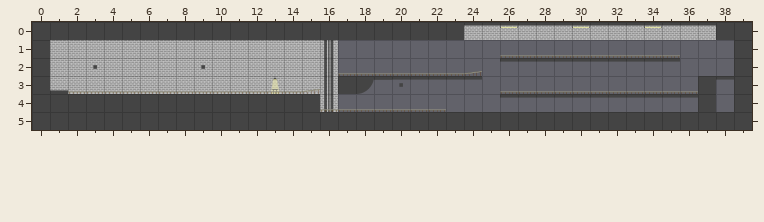
Two states of a Tiled map, Maze Escape/Level_5.tmx. The picture above is the old version.
Cells are 100x100 px. Shown: x 0..39, y 0..5.
Once edited:
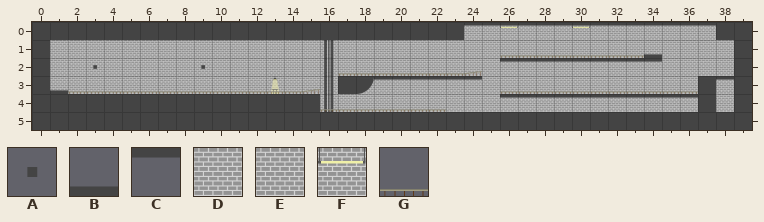
Key: from "ElementsTiles-01-01": A 9, B 10, C 23, D 26, E 27, F 28; from "rail_textures": G 0.
_ is an empty cell.
Tiles replaced or removed in this view: A, C, F, G.
The edit:
Changed rows in their new state; . is an unchanged cell.
Layer "Fond":
first column x 17:
0 .................D....
1 DEEDEEDEEDEEDDEEDDEEEE
2 DEEDEEDEEDEEDDEEDDEEEE
3 .EEDEEDEEDEEDDEEDDEE.E
4 DEEDEEDEEDEEDDEEDDEE.E
Layer "Solide":
first column x 34:
1 B_
2 ._
